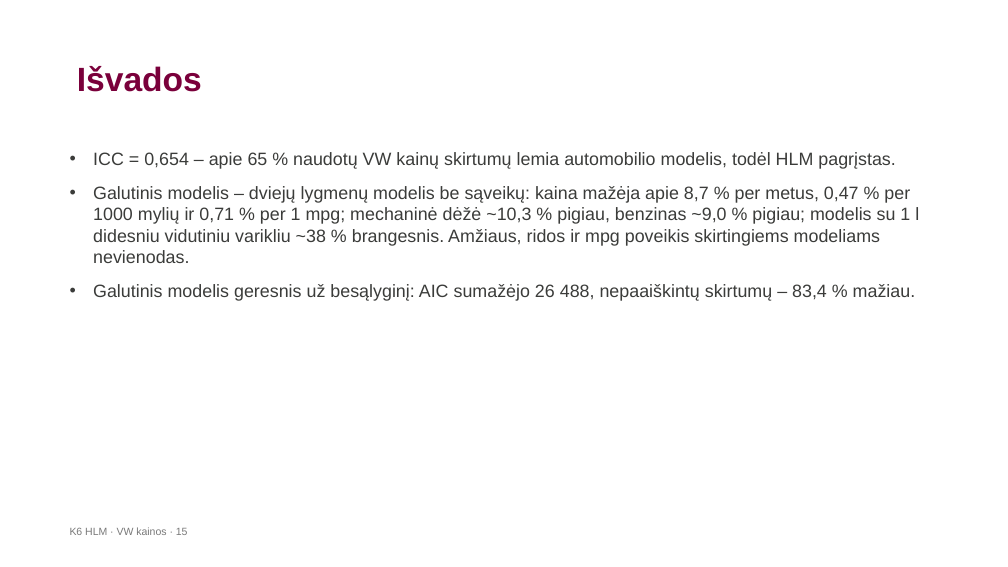
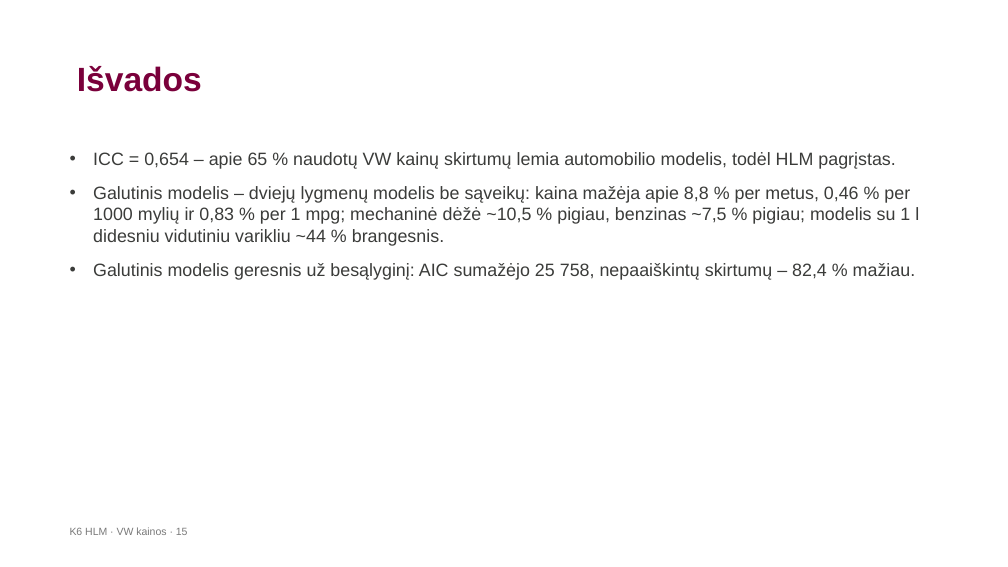
Before and after one commit to LidijaPu/K6, a slide deck: slide 15 of K6_HLM_VW_pristatymas_.pptx. Drawn at 1008x567 pixels with LibreOffice and Linux fonts; fonts in the diff are those of the drawing; background and template pictures are left out. Boxes give left, top, right and bottom in pixels: in the first picture for what was removed or moved away, otherwise in the second. Text is boxed around its words. In the diff, an @@ line names an element or a change of style, - is before the commit and + after.

```diff
--- a/K6_HLM_VW_pristatymas_.pptx
+++ b/K6_HLM_VW_pristatymas_.pptx
@@ text at (x1=93, y1=186, x2=919, y2=280): text changed @@
-• Galutinis modelis – dviejų lygmenų modelis be sąveikų: kaina mažėja apie 8,7 % per metus, 0,47 % per 1000 mylių ir 0,71 % per 1 mpg; mechaninė dėžė ~10,3 % pigiau, benzinas ~9,0 % pigiau; modelis su 1 l didesniu vidutiniu varikliu ~38 % brangesnis. Amžiaus, ridos ir mpg poveikis skirtingiems modeliams nevienodas.
-• Galutinis modelis geresnis už besąlyginį: AIC sumažėjo 26 488, nepaaiškintų skirtumų – 83,4 % mažiau.
+• Galutinis modelis – dviejų lygmenų modelis be sąveikų: kaina mažėja apie 8,8 % per metus, 0,46 % per 1000 mylių ir 0,83 % per 1 mpg; mechaninė dėžė ~10,5 % pigiau, benzinas ~7,5 % pigiau; modelis su 1 l didesniu vidutiniu varikliu ~44 % brangesnis.
+• Galutinis modelis geresnis už besąlyginį: AIC sumažėjo 25 758, nepaaiškintų skirtumų – 82,4 % mažiau.
```
Also in this commit, not shown: 8 other slides changed, 4 other files.
